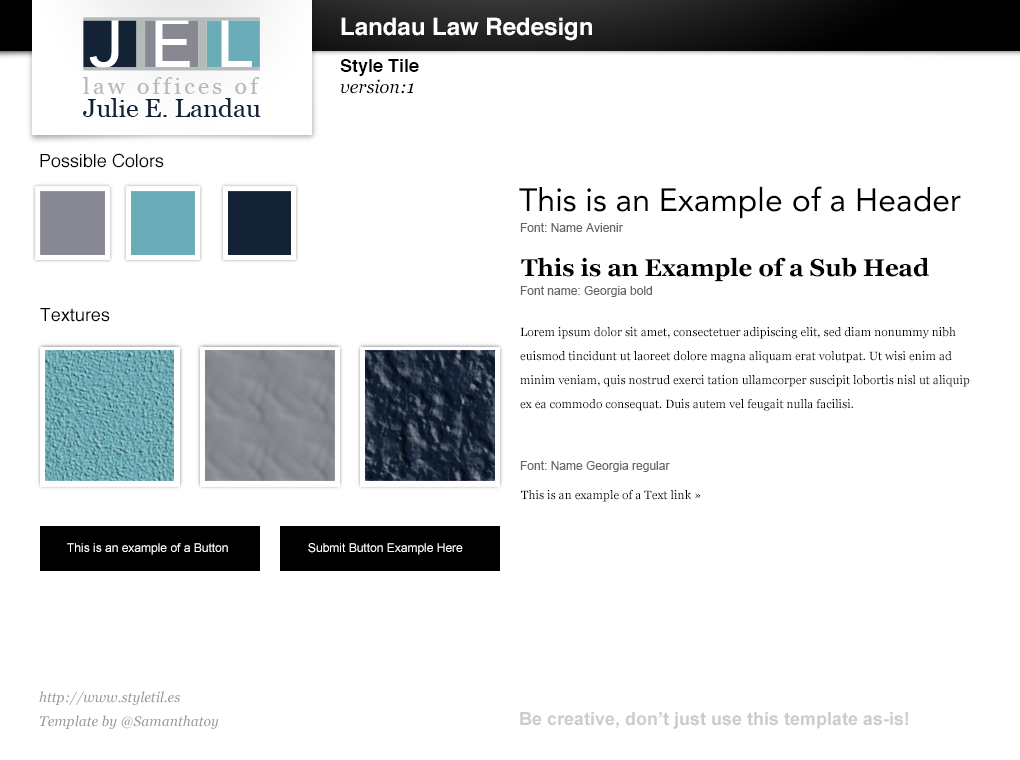
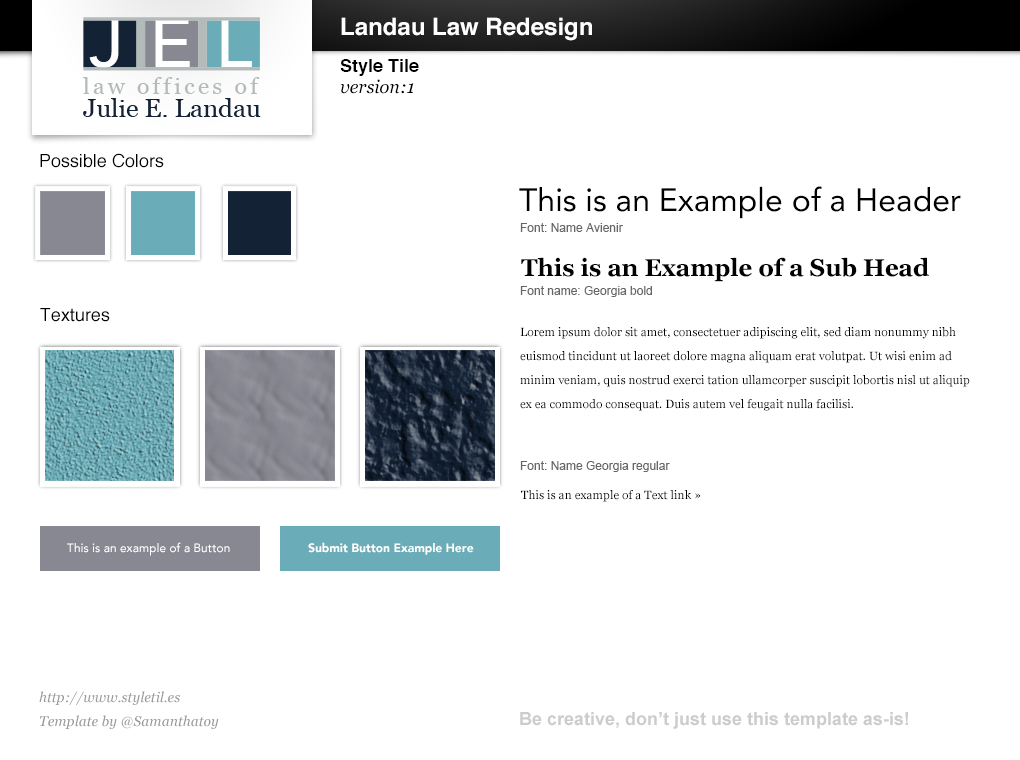
Layer changes from the first (1020, 760) image to the second:
painted on "This is an example of a Button" over (x1=67, y1=542, x2=230, y2=556)
painted on "Shape 1" over (x1=40, y1=526, x2=260, y2=571)
painted on "Submit Button Example Here" over (x1=308, y1=542, x2=474, y2=555)
painted on "Shape 1 copy" over (x1=280, y1=526, x2=500, y2=571)
